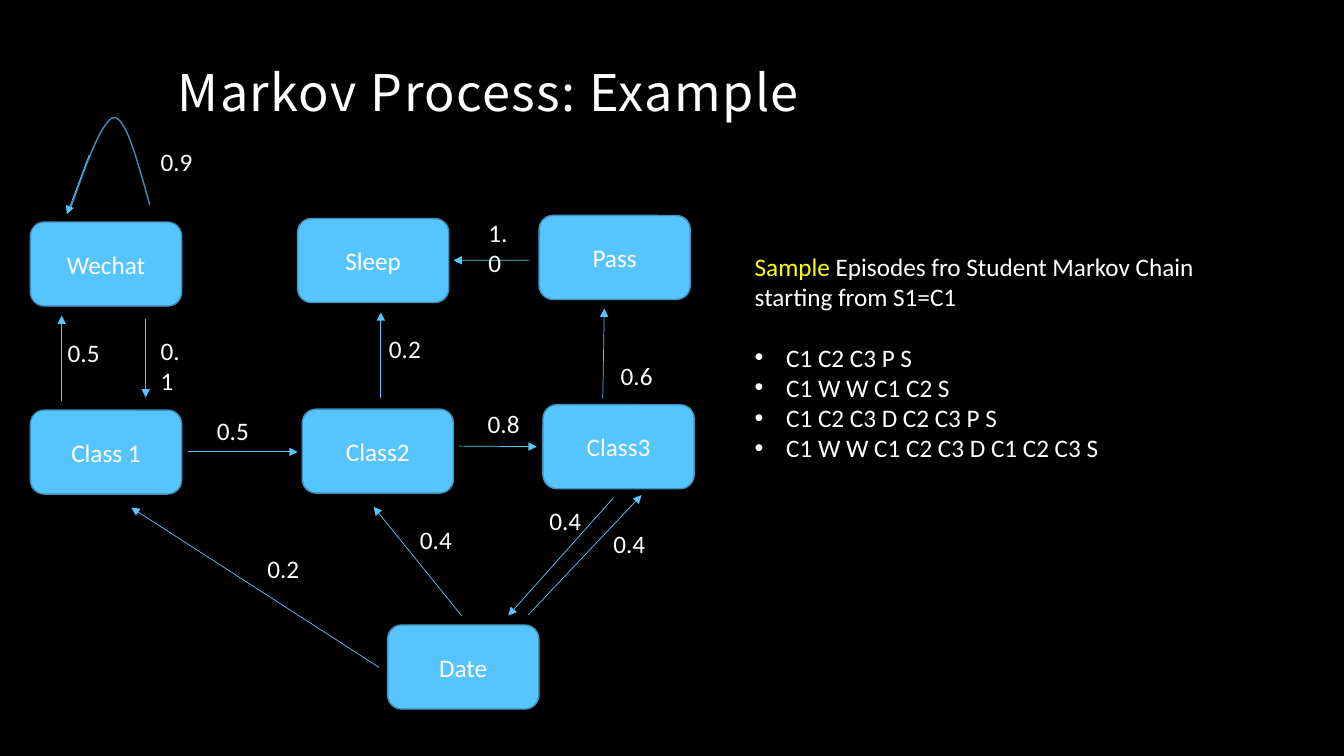
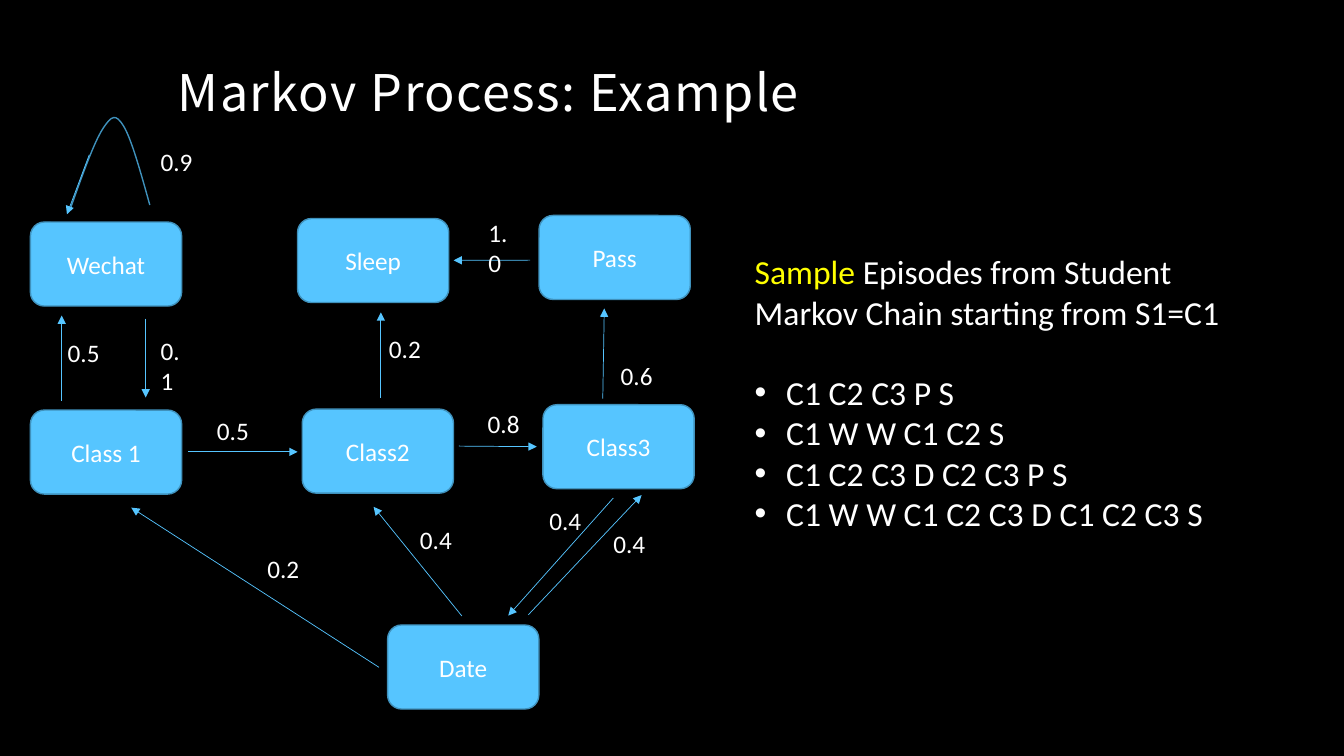
Before and after one commit to MacgyverLin/VintageComputer, a slide deck: slide 8 of Speech/Reinforcement Learning 2.pptx. Drawn at 1344x756 pixels with LibreOffice and Linux fonts; fonts in the diff are those of the drawing; background and template pictures are left out. Boxes give left, top, right and bottom in pixels: in the first picture for what was removed or moved away, otherwise in the second. Text is boxed around its words. In the diff, an @@ line names an element or a change of style, - is before the commit and + after.

```diff
--- a/Speech/Reinforcement Learning 2.pptx
+++ b/Speech/Reinforcement Learning 2.pptx
@@ text at bbox=[755, 260, 1219, 331]: text changed; size 18 to 24 pt @@
-Sample Episodes fro Student Markov Chain starting from S1=C1
+Sample Episodes from Student Markov Chain starting from S1=C1
@@ text at bbox=[786, 383, 1202, 527]: size 18 to 24 pt in "C1 C2 C3 P S", "C1 W W C1 C2 S", "C1 C2 C3 D C2 C3 P ...", "C1 W W C1 C2 C3 D ..." @@
```
Also in this commit, not shown: 13 other slides changed, 7 slides added.
